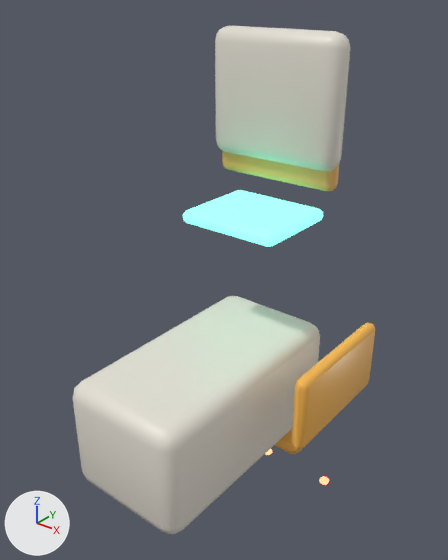
The glTF model unity/Assets/Art/EarlyGame/garage-kit/garage-crt-tower.glb, before and after one commit.
Rendered twice from a camera (50 mm lens) standing at (0.499, -0.402, 0.929) and looking at (0.015, 0.203, 0.554). Every picture has the same lights, and +X, +Y and +Z are marked at lower left. The first picture is the older version. Where no turn or scale is listed for an object, it has been applied to the vertices.

The first picture shows 'Bezel.001', 'Chassis.001', 'FrontPanel.001', 'Screen.001', 'SideLabel.001', 'TopTrim.001' and 1 more.
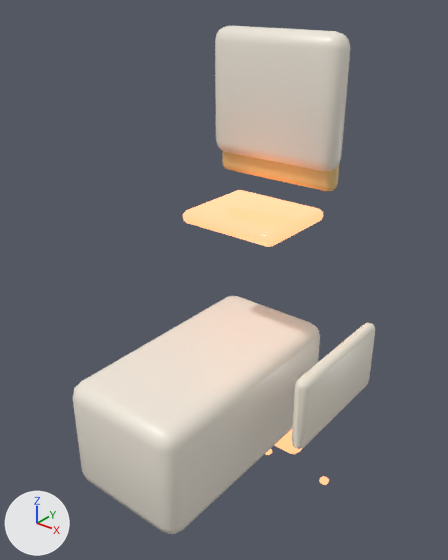
The newer file is also turned or shifted as a whole; pictures and numbers use the older file's frame.

Location of each change, (x1, y1, x2, y2) in pixels of the pictures (448 x 560 px):
'SideLabel.001', recoloured (orange to pale yellow)
    both: (292, 323, 375, 449)
'Screen.001', recoloured
    both: (183, 190, 323, 247)
'FrontPanel.001', recoloured (lighter)
    both: (274, 429, 303, 454)

Edits to the bpy script that builds the scene:
```text
Add mat_garage_plastic_beige:
    mat_garage_plastic_beige = principled_material('Garage_plastic_beige')
    mat_garage_plastic_beige.base_color = (0.88, 0.82, 0.7)  # pale yellow #f1eada
    mat_garage_plastic_beige.roughness = 0.38
Add mat_garage_glass_dark:
    mat_garage_glass_dark = principled_material('Garage_glass_dark')
    mat_garage_glass_dark.base_color = (0.06, 0.08, 0.1)  # greyish blue #455059
    mat_garage_glass_dark.roughness = 0.08
    mat_garage_glass_dark.emission_color = (1.0, 0.368, 0.158)  # orange #ffa36f
    mat_garage_glass_dark.emission_strength = 1.71
Change me_cube_021:
    where me_cube_021.from_pydata(...)  # 84 vertices, 164 faces; spans x -0.09..0.09, y -0.19..-0.13, z 0.205..0.235
    remove me_cube_021.materials.append(mat_frontpanel_solid)  # orange #f9b850
    add me_cube_021.materials.append(mat_garage_glass_dark)  # greyish blue #455059, glowing orange #ffa36f
Change me_cube_020:
    where me_cube_020.from_pydata(...)  # 80 vertices, 156 faces; spans x -0.08..0.08, y -0.19..-0.05, z 0.61..0.63
    remove me_cube_020.materials.append(mat_screen_emit)  # green #59b899, glowing green #7effd5
    add me_cube_020.materials.append(mat_garage_glass_dark)  # greyish blue #455059, glowing orange #ffa36f
Change me_cube_022:
    where me_cube_022.from_pydata(...)  # 88 vertices, 172 faces; spans x 0.16..0.18, y -0.12..0.08, z 0.365..0.475
    remove me_cube_022.materials.append(mat_sidelabel_solid)  # orange #f9b850
    add me_cube_022.materials.append(mat_garage_plastic_beige)  # pale yellow #f1eada
```
